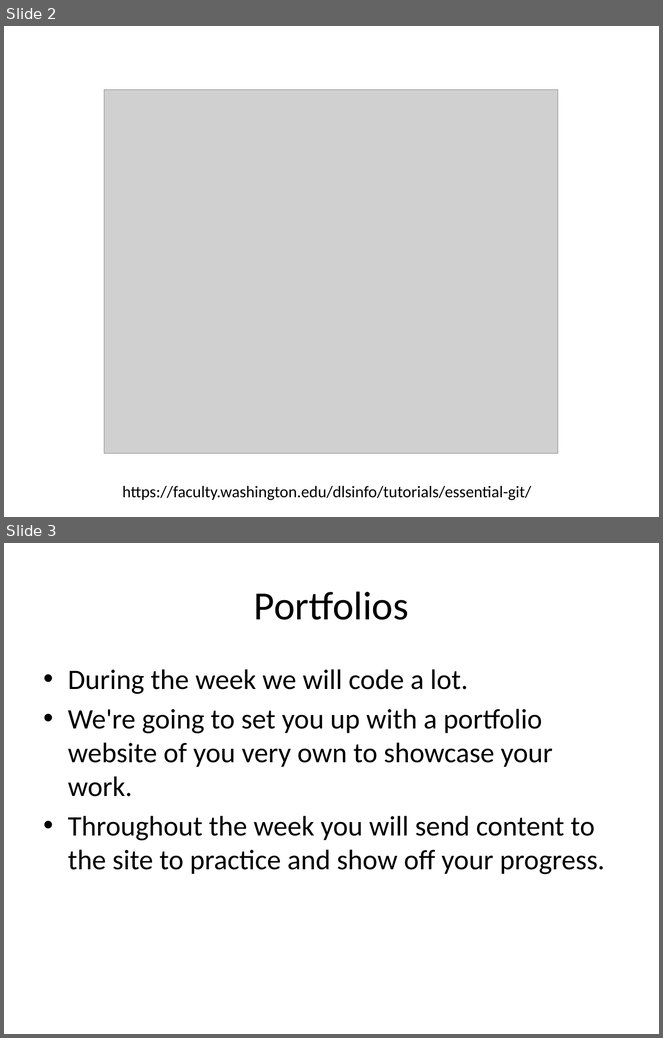
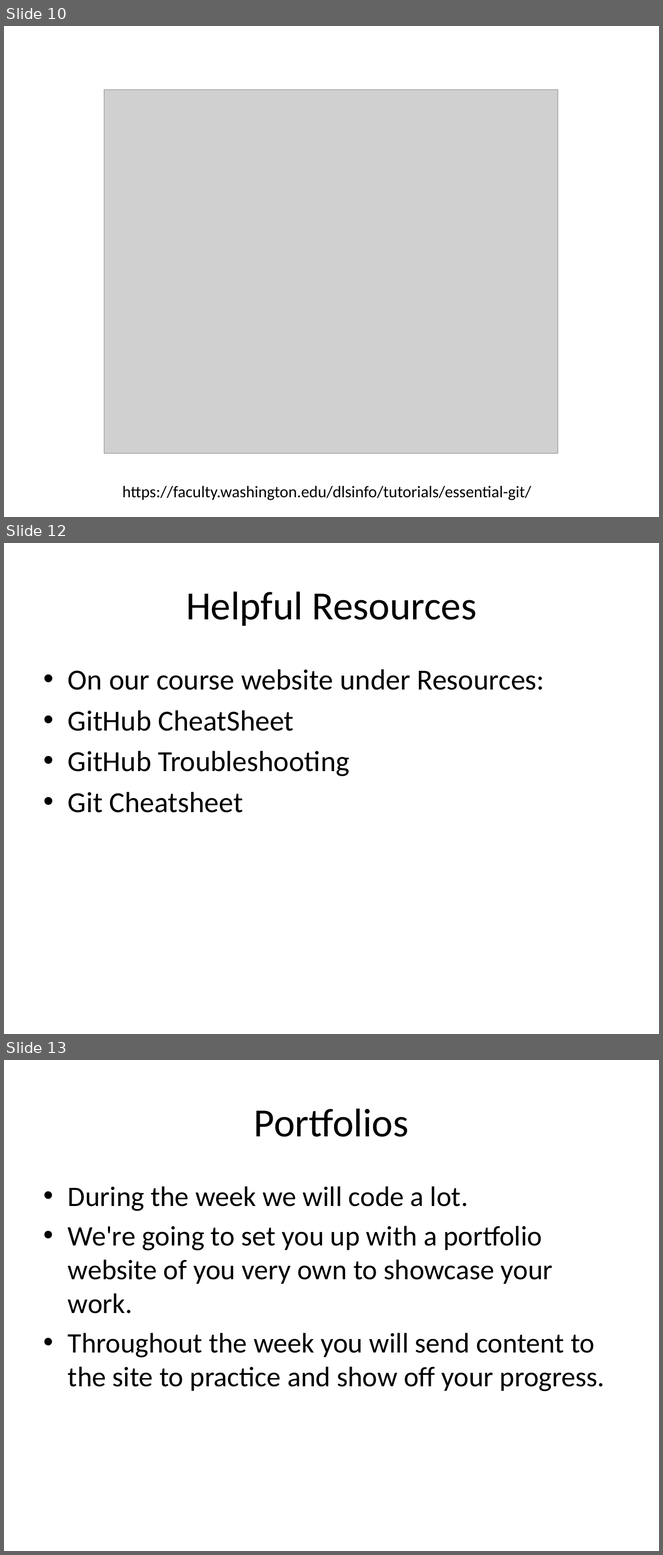
Before and after one commit to humanitiesprogramming/slides, a slide deck: 2018/misc/GitHub Intro.pptx. Shown one above the other, each under a label of ours: slides 2 and 3 before the commit, slides 10, 12 and 13 after it; the slides between them are not shown. The pictures are 663x1038 and 663x1555 pixels, drawn with LibreOffice and Linux fonts; fonts in the diff are those of the drawing; grey boxes stand for pictures. Boxes give left, top, right and bottom in pixels: in the first picture for what was removed or moved away, otherwise in the second. Text is boxed around its words. In the diff, an @@ line names an element or a change of style, - is before the commit and + after.

```diff
--- a/2018/misc/GitHub Intro.pptx
+++ b/2018/misc/GitHub Intro.pptx
@@ slide 12 added at (4, 543, 659, 1034), background #FFFFFF @@
@@ title added at (186, 591, 477, 626), 44 pt, text #000000 @@
+Helpful Resources
@@ text added at (68, 669, 545, 813), 32 pt, text #000000 @@
+• On our course website under Resources:
+• GitHub CheatSheet
+• GitHub Troubleshooting
+• Git Cheatsheet
@@ what was slide 2 is now slide 10 @@
@@ what was slide 3 is now slide 13 @@
```
Also in this commit, not shown: 10 other slides added.
